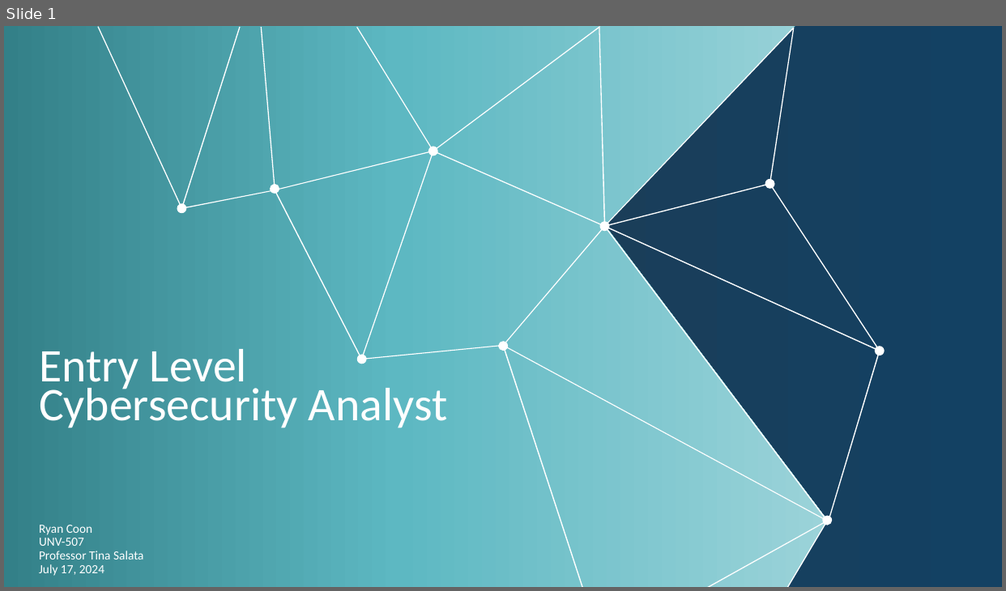
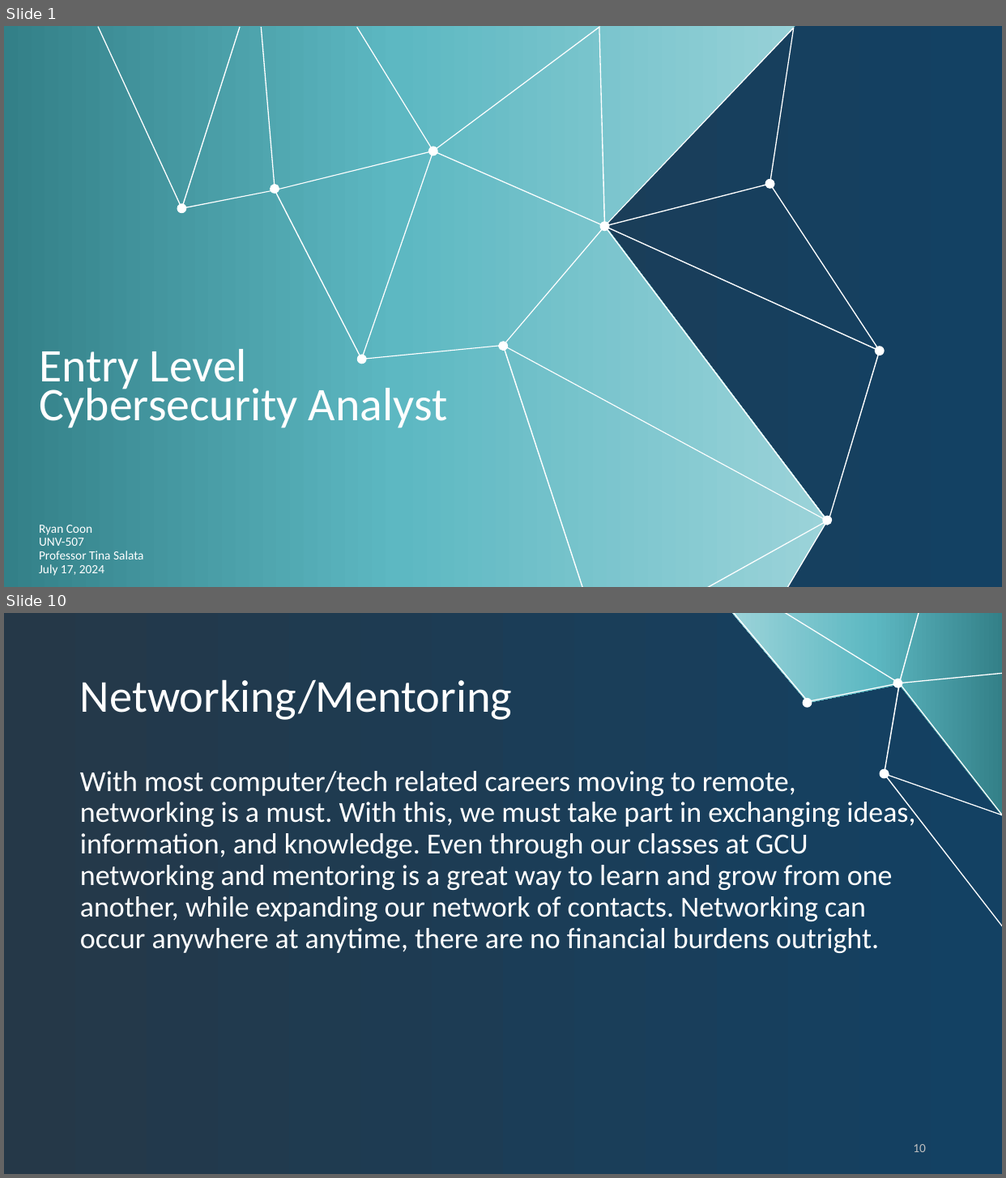
Before and after one commit to rcoon1/GCU-Masters, a slide deck: UNV 507/Topic 4/CareerPathPresentation RCoon.pptx. Shown one above the other, each under a label of ours: slide 1 before the commit, slides 1 and 10 after it; the slides between them are not shown. The pictures are 1006x591 and 1006x1178 pixels, drawn with LibreOffice and Linux fonts; fonts in the diff are those of the drawing; background and template pictures are left out. Boxes give left, top, right and bottom in pixels: in the first picture for what was removed or moved away, otherwise in the second. Text is boxed around its words. In the diff, an @@ line names an element or a change of style, - is before the commit and + after.

```diff
--- a/UNV 507/Topic 4/CareerPathPresentation RCoon.pptx
+++ b/UNV 507/Topic 4/CareerPathPresentation RCoon.pptx
@@ slide 10 added at (4, 613, 1002, 1174), background gradient #253848 to #134163 @@
@@ freeform shape added at (732, 613, 1002, 816), fill gradient #338088 to #5DB8C2 to #9BD3D9 @@
@@ freeform shape added at (732, 613, 1002, 926), fill #FFFFFF @@
@@ title added at (80, 679, 512, 720), 44 pt, text #FFFFFF @@
+Networking/Mentoring
@@ text added at (80, 771, 915, 953), 28 pt, text #FFFFFF @@
+With most computer/tech related careers moving to remote, networking is a must. With this, we must take part in exchanging ideas, information, and knowledge. Even through our classes at GCU networking and mentoring is a great way to learn and grow from one another, while expanding our network of contacts. Networking can occur anywhere at anytime, there are no financial burdens outright.
@@ page number added at (913, 1144, 926, 1152), 12 pt, text #BFBFBF @@
+10
```
Also in this commit, not shown: 4 slides changed, 5 other slides added, 3 slides removed.
